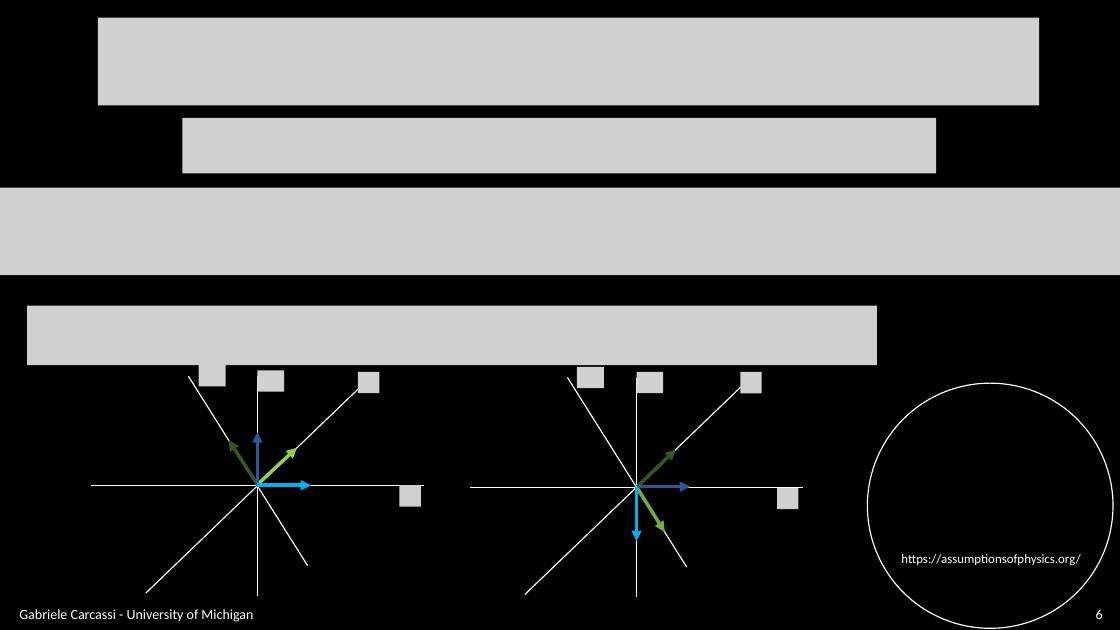
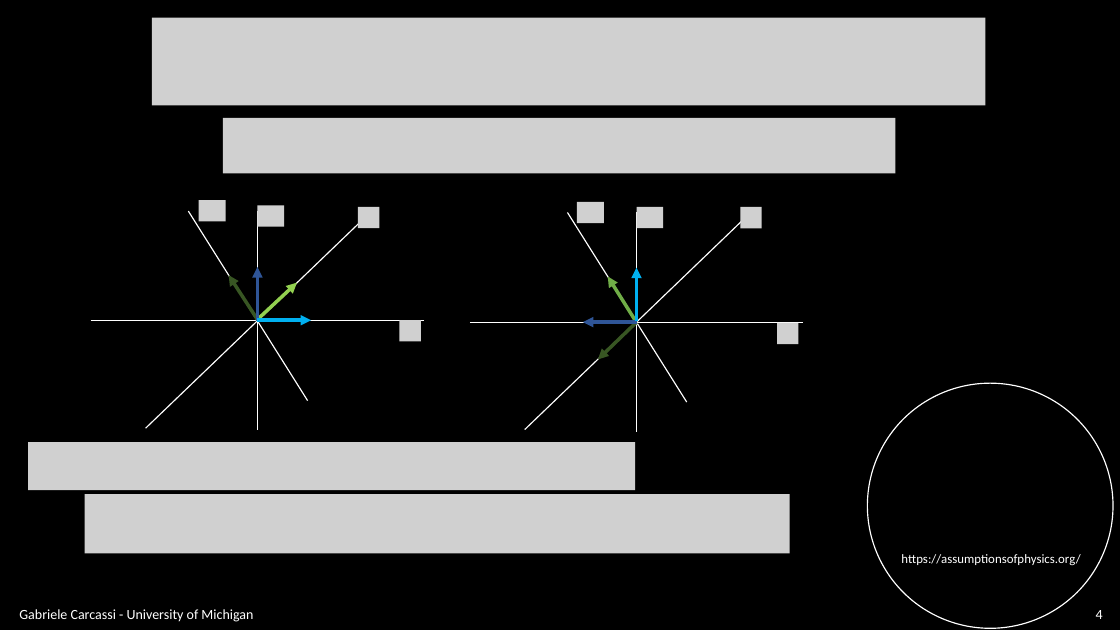
Before and after one commit to assumptionsofphysics/slides, a slide deck: slide 4 of BookCompanions-v2/RP-Class-4.pptx (slide 6 before the commit). Drawn at 1120x630 pixels with LibreOffice and Linux fonts; fonts in the diff are those of the drawing; grey boxes stand for pictures; background and template pictures are left out. Boxes give left, top, right and bottom in pixels: in the first picture for what was removed or moved away, otherwise in the second. Text is boxed around its words. In the diff, an @@ line names an element or a change of style, - is before the commit and + after.

```diff
--- a/BookCompanions-v2/RP-Class-4.pptx
+++ b/BookCompanions-v2/RP-Class-4.pptx
@@ picture: place and size @@
-picture at <box>98,18,1040,105</box>
+picture at <box>152,18,986,105</box>
@@ picture: place and size @@
-picture at <box>182,118,936,173</box>
+picture at <box>223,118,896,173</box>
@@ picture removed at <box>0,187,1120,275</box> @@
@@ arrow moved from (637, 487) - (637, 541) to (637, 322) - (637, 268) @@
@@ 8 pictures, 8 lines, 4 arrows: place and size @@
-8 pictures, 8 lines, 4 arrows at <box>91,365,803,597</box>
+8 pictures, 8 lines, 4 arrows at <box>91,200,803,432</box>
@@ arrow moved from (637, 486) - (665, 532) to (636, 322) - (608, 276) @@
@@ picture removed at <box>27,306,877,365</box> @@
@@ arrow moved from (637, 486) - (691, 486) to (637, 322) - (583, 322) @@
@@ arrow moved from (637, 487) - (676, 450) to (637, 323) - (598, 360) @@
@@ picture added at <box>29,442,636,490</box> @@
@@ picture added at <box>85,494,790,554</box> @@
@@ page number at <box>1096,610,1103,619</box>: text changed @@
-6
+4
```
Also in this commit, not shown: 19 other slides changed, 9 slides added.
